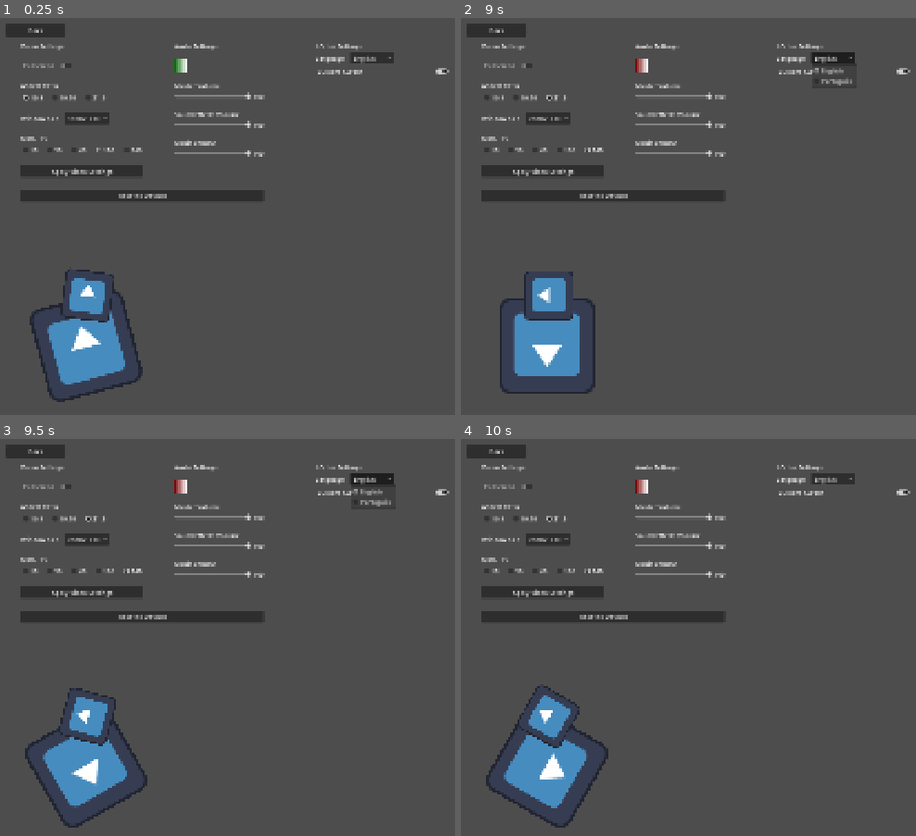
Above: before the commit, frames 1-4 (two rows, left to right).
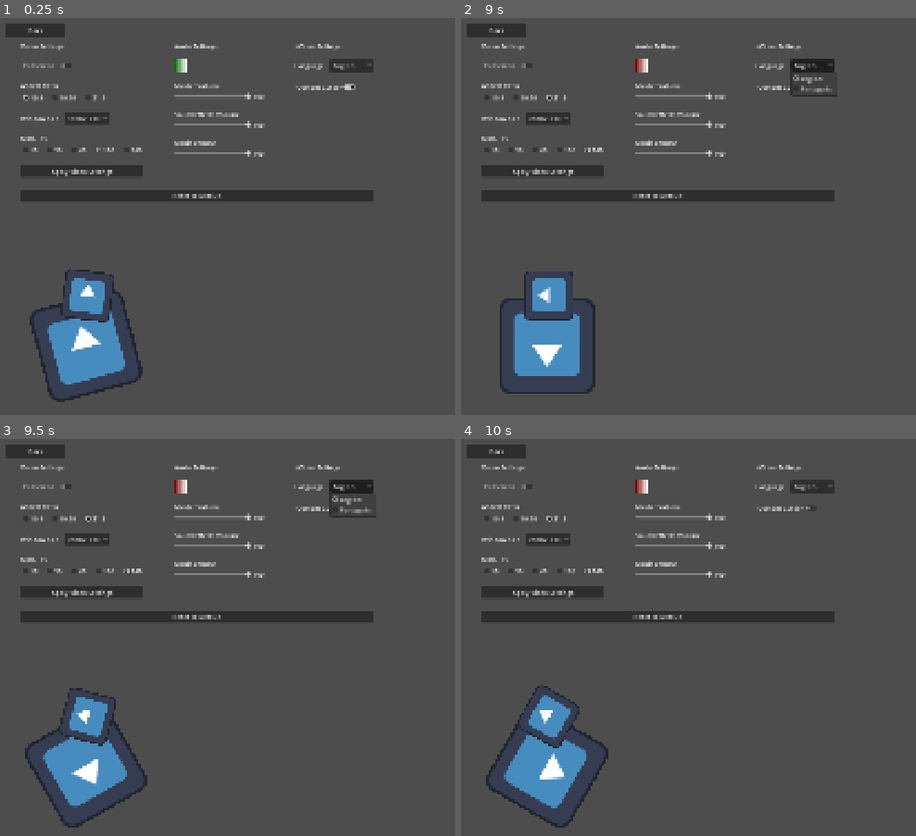
Above: after the commit, the same moments.

Repository: gurbsgurbs/game-template-godot
Game: Godot game, scene res://Screens/Settings/settings.tscn
The game is run twice, just before and just after one commit, with the same random seed, the same clock (stepped at 60 frames per second) and the same inputs. The project has no main scene, so this scene is started directly. The engine's default icon, where the game draws it, is replaced by a stand-in: a white triangle on a blue panel in a dark square.
Inputs (mouse positions are in pixels of both pictures, inside the frame that each line leads up to):
- Up to frame 1 (0.25 s): no input
- Up to frame 2 (9 s): click "16:9" at 0.5 s; click "16:10" at 1.25 s; click "21:9" at 2 s; click "2560x1080" at 2.75 s; click "15" at 3.5 s; click "30" at 4.25 s; click "60" at 5 s; click "120" at 5.75 s; click "240" at 6.5 s; click "Apply Video Settings" at 7.25 s; click (679, 65) at 8 s; click "English" at 8.75 s
- Up to frame 3 (9.5 s): no input
- Up to frame 4 (10 s): click "Custom Cursor" at 9.5 s

The runs differ from the first frame. In frame 1, 1.8% of the frame differs, in the area x 26-99%, y 6-47%; in frame 2, 2.0%; in frame 3, 2.0%; in frame 4, 1.7%.

Commit message:
moved other settings to a vbox

Diff:
--- a/Screens/Settings/settings.tscn
+++ b/Screens/Settings/settings.tscn
@@ -30,142 +30,171 @@
 layout_mode = 2
 theme_override_constants/separation = 80
 
-[node name="Video Settings" type="VBoxContainer" parent="VBoxContainer/HBoxContainer" unique_id=1309399548]
+[node name="VideoSettings" type="VBoxContainer" parent="VBoxContainer/HBoxContainer" unique_id=1309399548]
 layout_mode = 2
 theme_override_constants/separation = 24
 
-[node name="VideoSettings_Label" type="Label" parent="VBoxContainer/HBoxContainer/Video Settings" unique_id=933002949]
+[node name="VideoSettings_Label" type="Label" parent="VBoxContainer/HBoxContainer/VideoSettings" unique_id=933002949]
 layout_mode = 2
 text = "SETTINGS_VIDEO_HEADER"
 
-[node name="Fullscreen_Toggle" type="CheckButton" parent="VBoxContainer/HBoxContainer/Video Settings" unique_id=1096554328]
+[node name="Fullscreen_Toggle" type="CheckButton" parent="VBoxContainer/HBoxContainer/VideoSettings" unique_id=1096554328]
 unique_name_in_owner = true
 layout_mode = 2
 size_flags_horizontal = 0
 theme_override_constants/h_separation = 16
 text = "SETTINGS_VIDEO_FULLSCREEN"
 
-[node name="AspectRatio_VBox" type="VBoxContainer" parent="VBoxContainer/HBoxContainer/Video Settings" unique_id=1163222064]
-layout_mode = 2
-
-[node name="Aspect_Label" type="Label" parent="VBoxContainer/HBoxContainer/Video Settings/AspectRatio_VBox" unique_id=1687581141]
+[node name="AspectRatio_VBox" type="VBoxContainer" parent="VBoxContainer/HBoxContainer/VideoSettings" unique_id=1163222064]
+layout_mode = 2
+
+[node name="Aspect_Label" type="Label" parent="VBoxContainer/HBoxContainer/VideoSettings/AspectRatio_VBox" unique_id=1687581141]
 layout_mode = 2
 text = "SETTINGS_VIDEO_ASPECT_RATIO"
 
-[node name="AspectRatio_HBox" type="HBoxContainer" parent="VBoxContainer/HBoxContainer/Video Settings/AspectRatio_VBox" unique_id=1277819989]
-layout_mode = 2
-theme_override_constants/separation = 16
-
-[node name="16_9_Radio" type="CheckBox" parent="VBoxContainer/HBoxContainer/Video Settings/AspectRatio_VBox/AspectRatio_HBox" unique_id=642739546]
+[node name="AspectRatio_HBox" type="HBoxContainer" parent="VBoxContainer/HBoxContainer/VideoSettings/AspectRatio_VBox" unique_id=1277819989]
+layout_mode = 2
+theme_override_constants/separation = 16
+
+[node name="16_9_Radio" type="CheckBox" parent="VBoxContainer/HBoxContainer/VideoSettings/AspectRatio_VBox/AspectRatio_HBox" unique_id=642739546]
 unique_name_in_owner = true
 layout_mode = 2
 button_pressed = true
 button_group = SubResource("ButtonGroup_yemuq")
 text = "16:9"
 
-[node name="16_10_Radio" type="CheckBox" parent="VBoxContainer/HBoxContainer/Video Settings/AspectRatio_VBox/AspectRatio_HBox" unique_id=1781727203]
+[node name="16_10_Radio" type="CheckBox" parent="VBoxContainer/HBoxContainer/VideoSettings/AspectRatio_VBox/AspectRatio_HBox" unique_id=1781727203]
 unique_name_in_owner = true
 layout_mode = 2
 button_group = SubResource("ButtonGroup_yemuq")
 text = "16:10"
 
-[node name="21_9_Radio" type="CheckBox" parent="VBoxContainer/HBoxContainer/Video Settings/AspectRatio_VBox/AspectRatio_HBox" unique_id=1907087728]
+[node name="21_9_Radio" type="CheckBox" parent="VBoxContainer/HBoxContainer/VideoSettings/AspectRatio_VBox/AspectRatio_HBox" unique_id=1907087728]
 unique_name_in_owner = true
 layout_mode = 2
 button_group = SubResource("ButtonGroup_yemuq")
 text = "21:9
 "
 
-[node name="Resolution_HBox" type="HBoxContainer" parent="VBoxContainer/HBoxContainer/Video Settings" unique_id=633694891]
-layout_mode = 2
-theme_override_constants/separation = 16
-
-[node name="WindowSize_Label" type="Label" parent="VBoxContainer/HBoxContainer/Video Settings/Resolution_HBox" unique_id=1268373054]
+[node name="Resolution_HBox" type="HBoxContainer" parent="VBoxContainer/HBoxContainer/VideoSettings" unique_id=633694891]
+layout_mode = 2
+theme_override_constants/separation = 16
+
+[node name="WindowSize_Label" type="Label" parent="VBoxContainer/HBoxContainer/VideoSettings/Resolution_HBox" unique_id=1268373054]
 layout_mode = 2
 text = "SETTINGS_VIDEO_WINDOW_SIZE"
 
-[node name="WindowSize_Option" type="OptionButton" parent="VBoxContainer/HBoxContainer/Video Settings/Resolution_HBox" unique_id=672244200]
+[node name="WindowSize_Option" type="OptionButton" parent="VBoxContainer/HBoxContainer/VideoSettings/Resolution_HBox" unique_id=672244200]
 unique_name_in_owner = true
 layout_mode = 2
 item_count = 1
 popup/item_0/text = "n/a"
 popup/item_0/id = 0
 
-[node name="MaxFPS_VBox" type="VBoxContainer" parent="VBoxContainer/HBoxContainer/Video Settings" unique_id=1079770364]
-layout_mode = 2
-
-[node name="MaxFPS_Label" type="Label" parent="VBoxContainer/HBoxContainer/Video Settings/MaxFPS_VBox" unique_id=690315972]
+[node name="MaxFPS_VBox" type="VBoxContainer" parent="VBoxContainer/HBoxContainer/VideoSettings" unique_id=1079770364]
+layout_mode = 2
+
+[node name="MaxFPS_Label" type="Label" parent="VBoxContainer/HBoxContainer/VideoSettings/MaxFPS_VBox" unique_id=690315972]
 layout_mode = 2
 text = "SETTINGS_VIDEO_MAX_FPS"
 
-[node name="HBoxContainer" type="HBoxContainer" parent="VBoxContainer/HBoxContainer/Video Settings/MaxFPS_VBox" unique_id=537184526]
-layout_mode = 2
-theme_override_constants/separation = 16
-
-[node name="FPS_15_Radio" type="CheckBox" parent="VBoxContainer/HBoxContainer/Video Settings/MaxFPS_VBox/HBoxContainer" unique_id=1832340043]
+[node name="HBoxContainer" type="HBoxContainer" parent="VBoxContainer/HBoxContainer/VideoSettings/MaxFPS_VBox" unique_id=537184526]
+layout_mode = 2
+theme_override_constants/separation = 16
+
+[node name="FPS_15_Radio" type="CheckBox" parent="VBoxContainer/HBoxContainer/VideoSettings/MaxFPS_VBox/HBoxContainer" unique_id=1832340043]
 unique_name_in_owner = true
 layout_mode = 2
 button_group = SubResource("ButtonGroup_knxsi")
 text = "15"
 
-[node name="FPS_30_Radio" type="CheckBox" parent="VBoxContainer/HBoxContainer/Video Settings/MaxFPS_VBox/HBoxContainer" unique_id=1417099234]
+[node name="FPS_30_Radio" type="CheckBox" parent="VBoxContainer/HBoxContainer/VideoSettings/MaxFPS_VBox/HBoxContainer" unique_id=1417099234]
 unique_name_in_owner = true
 layout_mode = 2
 button_group = SubResource("ButtonGroup_knxsi")
 text = "30"
 
-[node name="FPS_60_Radio" type="CheckBox" parent="VBoxContainer/HBoxContainer/Video Settings/MaxFPS_VBox/HBoxContainer" unique_id=1380106497]
+[node name="FPS_60_Radio" type="CheckBox" parent="VBoxContainer/HBoxContainer/VideoSettings/MaxFPS_VBox/HBoxContainer" unique_id=1380106497]
 unique_name_in_owner = true
 layout_mode = 2
 button_pressed = true
 button_group = SubResource("ButtonGroup_knxsi")
 text = "60"
 
-[node name="FPS_120_Radio" type="CheckBox" parent="VBoxContainer/HBoxContainer/Video Settings/MaxFPS_VBox/HBoxContainer" unique_id=701200124]
+[node name="FPS_120_Radio" type="CheckBox" parent="VBoxContainer/HBoxContainer/VideoSettings/MaxFPS_VBox/HBoxContainer" unique_id=701200124]
 unique_name_in_owner = true
 layout_mode = 2
 button_group = SubResource("ButtonGroup_knxsi")
 text = "120"
 
-[node name="FPS_240_Radio" type="CheckBox" parent="VBoxContainer/HBoxContainer/Video Settings/MaxFPS_VBox/HBoxContainer" unique_id=756223377]
+[node name="FPS_240_Radio" type="CheckBox" parent="VBoxContainer/HBoxContainer/VideoSettings/MaxFPS_VBox/HBoxContainer" unique_id=756223377]
 unique_name_in_owner = true
 layout_mode = 2
 button_group = SubResource("ButtonGroup_knxsi")
 text = "240"
 
-[node name="ApplyVideo_Button" type="Button" parent="VBoxContainer/HBoxContainer/Video Settings" unique_id=1819865875]
+[node name="ApplyVideo_Button" type="Button" parent="VBoxContainer/HBoxContainer/VideoSettings" unique_id=1819865875]
 layout_mode = 2
 text = "SETTINGS_VIDEO_APPLY_SETTINGS"
 
-[node name="Audio Settings" type="VBoxContainer" parent="VBoxContainer/HBoxContainer" unique_id=1209736930]
+[node name="AudioSettings" type="VBoxContainer" parent="VBoxContainer/HBoxContainer" unique_id=1209736930]
 layout_mode = 2
 theme_override_constants/separation = 24
 
-[node name="Label" type="Label" parent="VBoxContainer/HBoxContainer/Audio Settings" unique_id=1685961758]
+[node name="Label" type="Label" parent="VBoxContainer/HBoxContainer/AudioSettings" unique_id=1685961758]
 layout_mode = 2
 text = "SETTINGS_AUDIO_HEADER"
 
-[node name="Mute_Toggle" parent="VBoxContainer/HBoxContainer/Audio Settings" unique_id=1255364813 instance=ExtResource("2_377lh")]
-unique_name_in_owner = true
-layout_mode = 2
-
-[node name="Master_Slider" parent="VBoxContainer/HBoxContainer/Audio Settings" unique_id=1681206157 instance=ExtResource("3_mlqq5")]
+[node name="Mute_Toggle" parent="VBoxContainer/HBoxContainer/AudioSettings" unique_id=1255364813 instance=ExtResource("2_377lh")]
+unique_name_in_owner = true
+layout_mode = 2
+
+[node name="Master_Slider" parent="VBoxContainer/HBoxContainer/AudioSettings" unique_id=1681206157 instance=ExtResource("3_mlqq5")]
 unique_name_in_owner = true
 layout_mode = 2
 slider_name = "SETTINGS_AUDIO_MASTER_VOLUME"
 bus_code = "master"
 
-[node name="SFX_Slider" parent="VBoxContainer/HBoxContainer/Audio Settings" unique_id=1166500058 instance=ExtResource("3_mlqq5")]
+[node name="SFX_Slider" parent="VBoxContainer/HBoxContainer/AudioSettings" unique_id=1166500058 instance=ExtResource("3_mlqq5")]
 unique_name_in_owner = true
 layout_mode = 2
 slider_name = "SETTINGS_AUDIO_SFX_VOLUME"
 bus_code = "sfx"
 
-[node name="Music_Slider" parent="VBoxContainer/HBoxContainer/Audio Settings" unique_id=1328698655 instance=ExtResource("3_mlqq5")]
+[node name="Music_Slider" parent="VBoxContainer/HBoxContainer/AudioSettings" unique_id=1328698655 instance=ExtResource("3_mlqq5")]
 unique_name_in_owner = true
 layout_mode = 2
 slider_name = "SETTINGS_AUDIO_MUSIC_VOLUME"
 bus_code = "music"
+
+[node name="OtherSettings" type="VBoxContainer" parent="VBoxContainer/HBoxContainer" unique_id=1840095877]
+layout_mode = 2
+theme_override_constants/separation = 24
+
+[node name="Label" type="Label" parent="VBoxContainer/HBoxContainer/OtherSettings" unique_id=1786516586]
+layout_mode = 2
+text = "*Other Settings"
+
+[node name="HBoxContainer" type="HBoxContainer" parent="VBoxContainer/HBoxContainer/OtherSettings" unique_id=652586643]
+layout_mode = 2
+theme_override_constants/separation = 16
+
+[node name="Label" type="Label" parent="VBoxContainer/HBoxContainer/OtherSettings/HBoxContainer" unique_id=1971249148]
+layout_mode = 2
+text = "SETTINGS_LOCALE_HEADER"
+
+[node name="Localization_Option" type="OptionButton" parent="VBoxContainer/HBoxContainer/OtherSettings/HBoxContainer" unique_id=801492475]
+unique_name_in_owner = true
+layout_mode = 2
+item_count = 1
+popup/item_0/text = "placeholder"
+popup/item_0/id = 0
+
+[node name="Cursor_Toggle" type="CheckButton" parent="VBoxContainer/HBoxContainer/OtherSettings" unique_id=961694121]
+unique_name_in_owner = true
+layout_mode = 2
+size_flags_horizontal = 0
+text = "SETTINGS_CUSTOM_CURSOR"
 
 [node name="ResetButton" type="Button" parent="VBoxContainer" unique_id=956110030]
 layout_mode = 2
@@ -195,49 +224,18 @@
 offset_bottom = 50.0
 text = "UI_WORD_BACK"
 
-[node name="VBoxContainer2" type="VBoxContainer" parent="." unique_id=1840095877]
-layout_mode = 0
-offset_left = 826.0
-offset_top = 64.0
-offset_right = 1176.0
-offset_bottom = 130.0
-
-[node name="Label" type="Label" parent="VBoxContainer2" unique_id=1786516586]
-layout_mode = 2
-text = "*Other Settings"
-
-[node name="HBoxContainer" type="HBoxContainer" parent="VBoxContainer2" unique_id=652586643]
-layout_mode = 2
-theme_override_constants/separation = 16
-
-[node name="Label" type="Label" parent="VBoxContainer2/HBoxContainer" unique_id=1971249148]
-layout_mode = 2
-text = "SETTINGS_LOCALE_HEADER"
-
-[node name="Localization_Option" type="OptionButton" parent="VBoxContainer2/HBoxContainer" unique_id=801492475]
-unique_name_in_owner = true
-layout_mode = 2
-item_count = 1
-popup/item_0/text = "placeholder"
-popup/item_0/id = 0
-
-[node name="Cursor_Toggle" type="CheckButton" parent="VBoxContainer2" unique_id=961694121]
-unique_name_in_owner = true
-layout_mode = 2
-text = "SETTINGS_CUSTOM_CURSOR"
-
-[connection signal="toggled" from="VBoxContainer/HBoxContainer/Video Settings/Fullscreen_Toggle" to="." method="_on_fullscreen_toggle_toggled"]
-[connection signal="pressed" from="VBoxContainer/HBoxContainer/Video Settings/AspectRatio_VBox/AspectRatio_HBox/16_9_Radio" to="." method="_on_16_9_radio_pressed"]
-[connection signal="pressed" from="VBoxContainer/HBoxContainer/Video Settings/AspectRatio_VBox/AspectRatio_HBox/16_10_Radio" to="." method="_on_16_10_radio_pressed"]
-[connection signal="pressed" from="VBoxContainer/HBoxContainer/Video Settings/AspectRatio_VBox/AspectRatio_HBox/21_9_Radio" to="." method="_on_21_9_radio_pressed"]
-[connection signal="item_selected" from="VBoxContainer/HBoxContainer/Video Settings/Resolution_HBox/WindowSize_Option" to="." method="_on_window_size_option_item_selected"]
-[connection signal="pressed" from="VBoxContainer/HBoxContainer/Video Settings/MaxFPS_VBox/HBoxContainer/FPS_15_Radio" to="." method="_on_fps_15_radio_pressed"]
-[connection signal="pressed" from="VBoxContainer/HBoxContainer/Video Settings/MaxFPS_VBox/HBoxContainer/FPS_30_Radio" to="." method="_on_fps_30_radio_pressed"]
-[connection signal="pressed" from="VBoxContainer/HBoxContainer/Video Settings/MaxFPS_VBox/HBoxContainer/FPS_60_Radio" to="." method="_on_fps_60_radio_pressed"]
-[connection signal="pressed" from="VBoxContainer/HBoxContainer/Video Settings/MaxFPS_VBox/HBoxContainer/FPS_120_Radio" to="." method="_on_fps_120_radio_pressed"]
-[connection signal="pressed" from="VBoxContainer/HBoxContainer/Video Settings/MaxFPS_VBox/HBoxContainer/FPS_240_Radio" to="." method="_on_fps_240_radio_pressed"]
-[connection signal="pressed" from="VBoxContainer/HBoxContainer/Video Settings/ApplyVideo_Button" to="." method="_on_apply_video_button_pressed"]
+[connection signal="toggled" from="VBoxContainer/HBoxContainer/VideoSettings/Fullscreen_Toggle" to="." method="_on_fullscreen_toggle_toggled"]
+[connection signal="pressed" from="VBoxContainer/HBoxContainer/VideoSettings/AspectRatio_VBox/AspectRatio_HBox/16_9_Radio" to="." method="_on_16_9_radio_pressed"]
+[connection signal="pressed" from="VBoxContainer/HBoxContainer/VideoSettings/AspectRatio_VBox/AspectRatio_HBox/16_10_Radio" to="." method="_on_16_10_radio_pressed"]
+[connection signal="pressed" from="VBoxContainer/HBoxContainer/VideoSettings/AspectRatio_VBox/AspectRatio_HBox/21_9_Radio" to="." method="_on_21_9_radio_pressed"]
+[connection signal="item_selected" from="VBoxContainer/HBoxContainer/VideoSettings/Resolution_HBox/WindowSize_Option" to="." method="_on_window_size_option_item_selected"]
+[connection signal="pressed" from="VBoxContainer/HBoxContainer/VideoSettings/MaxFPS_VBox/HBoxContainer/FPS_15_Radio" to="." method="_on_fps_15_radio_pressed"]
+[connection signal="pressed" from="VBoxContainer/HBoxContainer/VideoSettings/MaxFPS_VBox/HBoxContainer/FPS_30_Radio" to="." method="_on_fps_30_radio_pressed"]
+[connection signal="pressed" from="VBoxContainer/HBoxContainer/VideoSettings/MaxFPS_VBox/HBoxContainer/FPS_60_Radio" to="." method="_on_fps_60_radio_pressed"]
+[connection signal="pressed" from="VBoxContainer/HBoxContainer/VideoSettings/MaxFPS_VBox/HBoxContainer/FPS_120_Radio" to="." method="_on_fps_120_radio_pressed"]
+[connection signal="pressed" from="VBoxContainer/HBoxContainer/VideoSettings/MaxFPS_VBox/HBoxContainer/FPS_240_Radio" to="." method="_on_fps_240_radio_pressed"]
+[connection signal="pressed" from="VBoxContainer/HBoxContainer/VideoSettings/ApplyVideo_Button" to="." method="_on_apply_video_button_pressed"]
+[connection signal="item_selected" from="VBoxContainer/HBoxContainer/OtherSettings/HBoxContainer/Localization_Option" to="." method="_on_localization_option_item_selected"]
+[connection signal="toggled" from="VBoxContainer/HBoxContainer/OtherSettings/Cursor_Toggle" to="." method="_on_cursor_toggle_toggled"]
 [connection signal="pressed" from="VBoxContainer/ResetButton" to="." method="_on_reset_button_pressed"]
 [connection signal="pressed" from="DEBUG_BUTTON" to="." method="_on_debug_button_pressed"]
-[connection signal="item_selected" from="VBoxContainer2/HBoxContainer/Localization_Option" to="." method="_on_localization_option_item_selected"]
-[connection signal="toggled" from="VBoxContainer2/Cursor_Toggle" to="." method="_on_cursor_toggle_toggled"]
